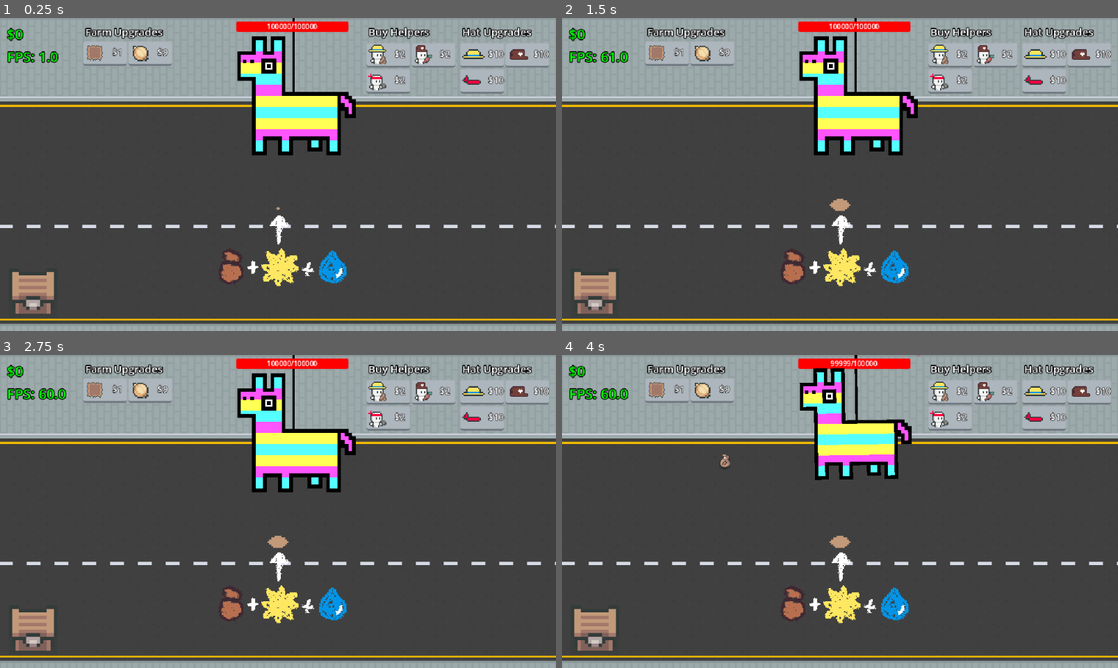
Above: before the commit, frames 1-4 (two rows, left to right).
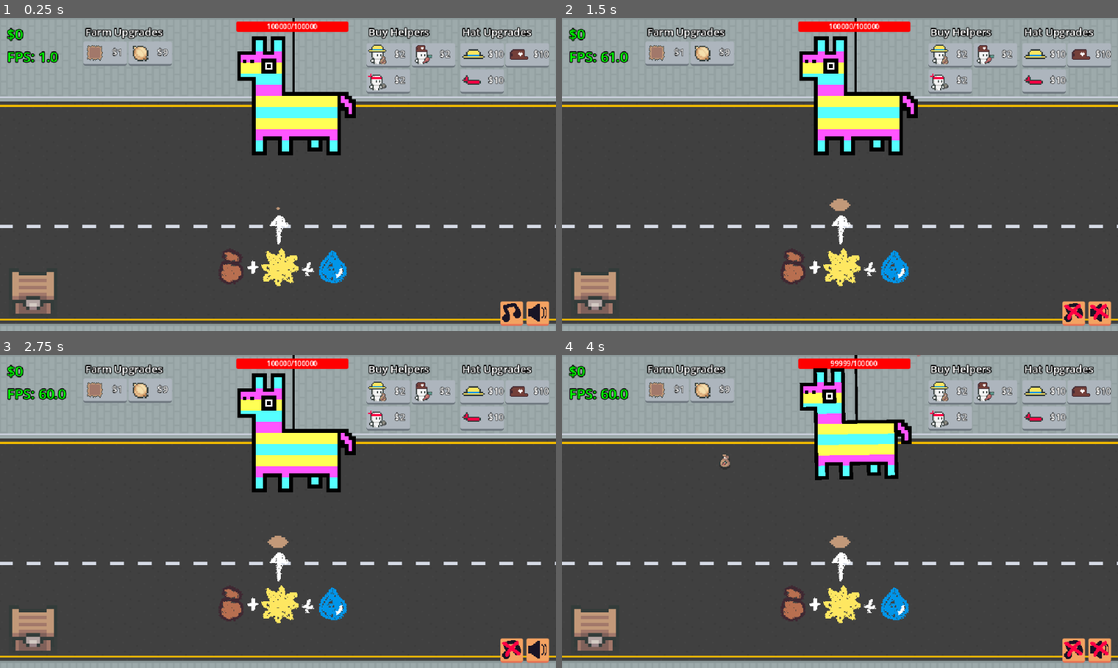
Above: after the commit, the same moments.

Repository: eric-marsh/farminata
Game: Godot game, scene res://scene/scene_switcher.tscn
The game is run twice, just before and just after one commit, with the same random seed, the same clock (stepped at 60 frames per second) and the same inputs. Sound files missing from this copy of the repository are replaced by a short silence.
Inputs (mouse positions are in pixels of both pictures, inside the frame that each line leads up to):
- Up to frame 1 (0.25 s): no input
- Up to frame 2 (1.5 s): click (1073, 312) at 0.52 s; click (1101, 312) at 1.27 s
- Up to frame 3 (2.75 s): tap Enter at 2 s; drag from (278, 536) to (33, 636) at 2.02 s
- Up to frame 4 (4 s): tap Space at 2.75 s; drag from (851, 423) to (840, 536) at 2.77 s; move the mouse to (751, 398) at 3.52 s; tap Mouse wheel down (SCROLL_DOWN) at 3.6 s; click (751, 398) at 3.67 s

The runs differ from the first frame. In frame 1, 0.7% of the frame differs, in the area x 90-99%, y 90-99%; in frame 2, 0.7%; in frame 3, 0.7%; in frame 4, 0.7%.

Commit message:
add mute buttons

Diff:
--- a/default_bus_layout.tres
+++ b/default_bus_layout.tres
@@ -1,9 +1,15 @@
 [gd_resource type="AudioBusLayout" format=3 uid="uid://ceegqcpjxuy1h"]
 
 [resource]
-bus/1/name = &"SlotSpin"
+bus/1/name = &"Music"
 bus/1/solo = false
 bus/1/mute = false
 bus/1/bypass_fx = false
 bus/1/volume_db = 0.0
 bus/1/send = &"Master"
+bus/2/name = &"Effects"
+bus/2/solo = false
+bus/2/mute = false
+bus/2/bypass_fx = false
+bus/2/volume_db = 0.0
+bus/2/send = &"Master"
--- a/scene/audio.tscn
+++ b/scene/audio.tscn
@@ -13,33 +13,41 @@
 [node name="Music" type="AudioStreamPlayer2D" parent="."]
 stream = ExtResource("2_l2x7s")
 volume_db = -5.0
+bus = &"Music"
 
 [node name="SlotSpin" type="AudioStreamPlayer2D" parent="."]
 stream = ExtResource("2_poe0m")
 volume_db = -15.0
-bus = &"SlotSpin"
+bus = &"Effects"
 
 [node name="Grass" type="AudioStreamPlayer2D" parent="."]
 volume_db = -10.0
+bus = &"Effects"
 
 [node name="Plant" type="AudioStreamPlayer2D" parent="."]
 volume_db = -10.0
+bus = &"Effects"
 
 [node name="Mouse" type="AudioStreamPlayer2D" parent="."]
 volume_db = -10.0
+bus = &"Effects"
 
 [node name="Money" type="AudioStreamPlayer2D" parent="."]
 stream = ExtResource("4_0tnc4")
 volume_db = -10.0
+bus = &"Effects"
 
 [node name="ApplyDroppable" type="AudioStreamPlayer2D" parent="."]
 stream = ExtResource("5_1lfwv")
 volume_db = -10.0
+bus = &"Effects"
 
 [node name="BuyUpgrade" type="AudioStreamPlayer2D" parent="."]
 stream = ExtResource("6_u5moa")
 volume_db = -20.0
+bus = &"Effects"
 
 [node name="HitPiniata" type="AudioStreamPlayer2D" parent="."]
-volume_db = -5.0
+volume_db = -10.0
 pitch_scale = 1.2
+bus = &"Effects"
--- a/scene/canvas_layer.tscn
+++ b/scene/canvas_layer.tscn
@@ -14,18 +14,22 @@
 [ext_resource type="Texture2D" uid="uid://but6iese2yrbb" path="res://img/ui/buy_attack_icon.png" id="7_5gad3"]
 [ext_resource type="Texture2D" uid="uid://gn7l7amwfdhw" path="res://img/plants/kale/kale.png" id="7_espfs"]
 [ext_resource type="Texture2D" uid="uid://dl136yrrfffij" path="res://img/plants/radish/radish.png" id="8_5rgua"]
+[ext_resource type="Texture2D" uid="uid://cds4byaai5o42" path="res://img/ui/music.png" id="15_espfs"]
+[ext_resource type="Texture2D" uid="uid://c4x2jxpiam0km" path="res://img/ui/effects.png" id="16_5rgua"]
 
 [node name="CanvasLayer" type="CanvasLayer"]
 script = ExtResource("1_xp8f4")
 
 [node name="MarginContainer" type="MarginContainer" parent="."]
-anchors_preset = 10
+anchors_preset = 15
 anchor_right = 1.0
-offset_bottom = 89.0
+anchor_bottom = 1.0
 grow_horizontal = 2
+grow_vertical = 2
 theme_override_constants/margin_left = 8
 theme_override_constants/margin_top = 8
 theme_override_constants/margin_right = 8
+theme_override_constants/margin_bottom = 8
 
 [node name="HBoxContainer" type="HBoxContainer" parent="MarginContainer"]
 layout_mode = 2
@@ -198,6 +202,26 @@
 theme = ExtResource("2_hpb7r")
 text = "$20"
 icon = ExtResource("4_vqic1")
+expand_icon = true
+
+[node name="HBoxContainer3" type="HBoxContainer" parent="MarginContainer"]
+layout_mode = 2
+size_flags_vertical = 8
+theme_override_constants/separation = 6
+alignment = 2
+
+[node name="MuteMusic" type="Button" parent="MarginContainer/HBoxContainer3"]
+custom_minimum_size = Vector2(24, 24)
+layout_mode = 2
+theme = ExtResource("2_hpb7r")
+icon = ExtResource("15_espfs")
+expand_icon = true
+
+[node name="MuteEffects" type="Button" parent="MarginContainer/HBoxContainer3"]
+custom_minimum_size = Vector2(24, 24)
+layout_mode = 2
+theme = ExtResource("2_hpb7r")
+icon = ExtResource("16_5rgua")
 expand_icon = true
 
 [connection signal="pressed" from="MarginContainer/HBoxContainer/FarmUpgrades/HBoxContainer/PlotButton" to="." method="_on_plot_button_pressed"]
@@ -212,3 +236,5 @@
 [connection signal="pressed" from="MarginContainer/HBoxContainer2/HatUpgrades/HBoxContainer/AddFarmerHatButton" to="." method="_on_farmer_hat_button_pressed"]
 [connection signal="pressed" from="MarginContainer/HBoxContainer2/HatUpgrades/HBoxContainer/AddDeliveryHatButton" to="." method="_on_delivery_hat_button_pressed"]
 [connection signal="pressed" from="MarginContainer/HBoxContainer2/HatUpgrades/HBoxContainer2/AddAttackHatButton" to="." method="_on_attack_hat_button_pressed"]
+[connection signal="pressed" from="MarginContainer/HBoxContainer3/MuteMusic" to="." method="_on_mute_music_pressed"]
+[connection signal="pressed" from="MarginContainer/HBoxContainer3/MuteEffects" to="." method="_on_mute_effects_pressed"]
--- a/script/audio.gd
+++ b/script/audio.gd
@@ -23,6 +23,19 @@
 
 func _process(_delta: float) -> void:
 	pass
+
+
+func unmute_effects() -> void:
+	AudioServer.set_bus_mute( AudioServer.get_bus_index("Effects"), false)
+
+func mute_effects() -> void:
+	AudioServer.set_bus_mute( AudioServer.get_bus_index("Effects"), true)
+
+func unmute_music() -> void:
+	AudioServer.set_bus_mute( AudioServer.get_bus_index("Music"), false)
+
+func mute_music() -> void:
+	AudioServer.set_bus_mute( AudioServer.get_bus_index("Music"), true)
 
 func _on_loop_music(_player):
 	$Music.play()
--- a/script/canvas_layer.gd
+++ b/script/canvas_layer.gd
@@ -171,3 +171,41 @@
 func _on_radish_button_pressed() -> void:
 	Globals.Main.change_money(-Prices.get_upgrade_price(Enum.Upgrade_Type.UnlockRadish))
 	unlock_seed(Enum.Drop_Type.Radish_Seed)
+
+
+func _on_mute_music_toggled(toggled_on: bool) -> void:
+	print(toggled_on)
+	if toggled_on:
+		mute_music.icon = MUSIC
+	else:
+		mute_music.icon = MUSIC_DISABLED
+
+
+
+const MUSIC = preload("res://img/ui/music.png")
+const MUSIC_DISABLED = preload("res://img/ui/music_disabled.png")
+@onready var mute_music: Button = $MarginContainer/HBoxContainer3/MuteMusic
+var music_muted: bool = false
+func _on_mute_music_pressed() -> void:
+	if !Globals.AudioNode:
+		return
+	music_muted = !music_muted
+	if music_muted:
+		mute_music.icon = MUSIC_DISABLED
+		Globals.AudioNode.mute_music()
+	else:
+		mute_music.icon = MUSIC
+		Globals.AudioNode.unmute_music()
+
+const EFFECTS = preload("res://img/ui/effects.png")
+const EFFECTS_DISABLED = preload("res://img/ui/effects_disabled.png")
+@onready var mute_effects: Button = $MarginContainer/HBoxContainer3/MuteEffects
+var effects_muted: bool = false
+func _on_mute_effects_pressed() -> void:
+	effects_muted = !effects_muted
+	if effects_muted:
+		mute_effects.icon = EFFECTS_DISABLED
+		Globals.AudioNode.mute_effects()
+	else:
+		mute_effects.icon = EFFECTS
+		Globals.AudioNode.unmute_effects()
Binary file added: img/ui/effects.png
Not shown, added: img/ui/effects.png.import
Binary file added: img/ui/effects_disabled.png
Not shown, added: img/ui/effects_disabled.png.import
Binary file added: img/ui/music.png
Not shown, added: img/ui/music.png.import
Binary file added: img/ui/music_disabled.png
Not shown, added: img/ui/music_disabled.png.import
Not shown: 1 places in scene/canvas_layer.tscn that only renumber resources
